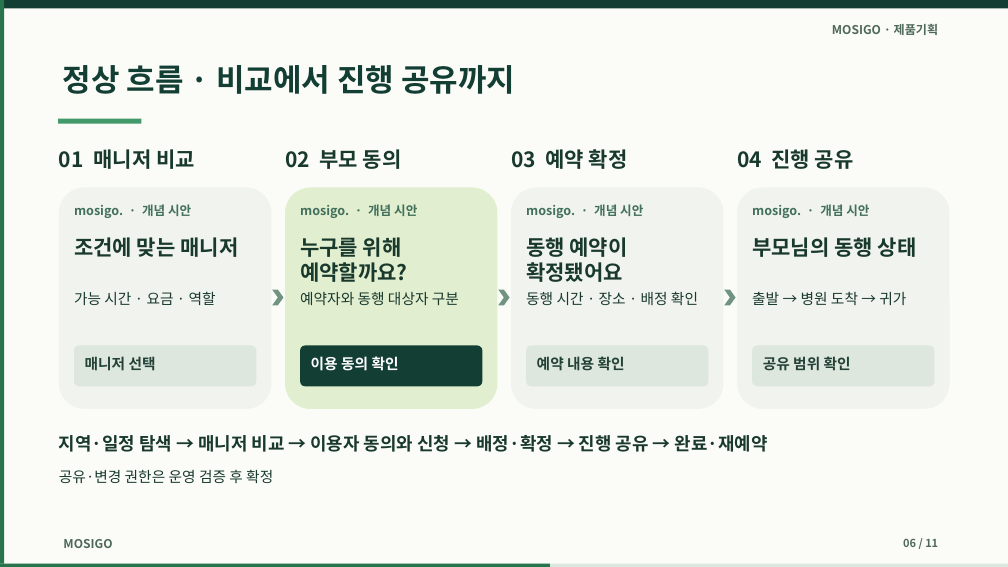
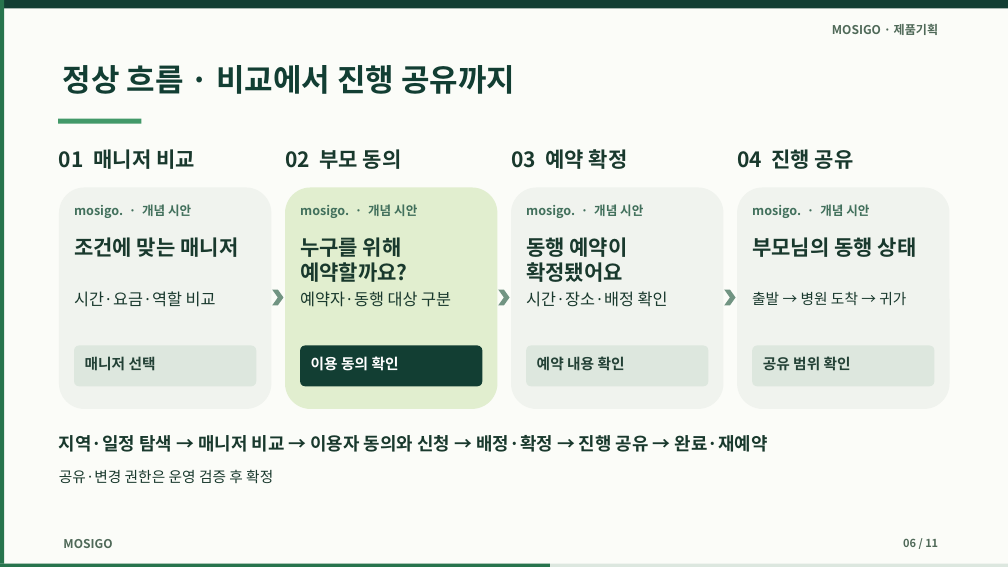
Before and after one commit to dohyunkimmm/mosigo-case-study, a slide deck: slide 6 of downloads/mosigo_report.pptx. Drawn at 1008x567 pixels with LibreOffice and Linux fonts; fonts in the diff are those of the drawing. Boxes give left, top, right and bottom in pixels: in the first picture for what was removed or moved away, otherwise in the second. Text is boxed around its words. In the diff, an @@ line names an element or a change of style, - is before the commit and + after.

```diff
--- a/downloads/mosigo_report.pptx
+++ b/downloads/mosigo_report.pptx
@@ text at (74,291,216,307): text changed; size 14 to 15.5 pt @@
-가능 시간 · 요금 · 역할
+시간·요금·역할 비교
@@ text at (300,291,451,307): text changed; size 14 to 15.5 pt @@
-예약자와 동행 대상자 구분
+예약자·동행 대상 구분
@@ text at (526,291,668,307): text changed; size 14 to 15.5 pt @@
-동행 시간 · 장소 · 배정 확인
+시간·장소·배정 확인
```
Also in this commit, not shown: 12 other files.
